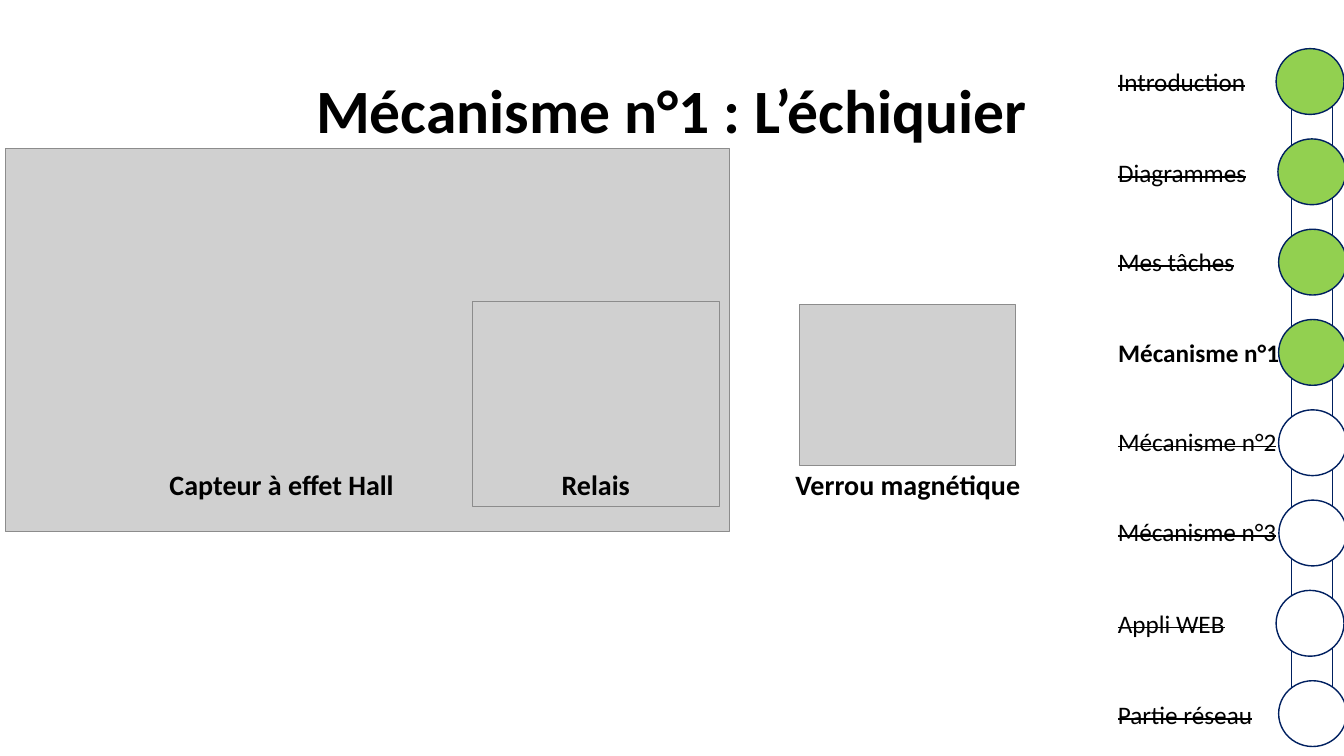
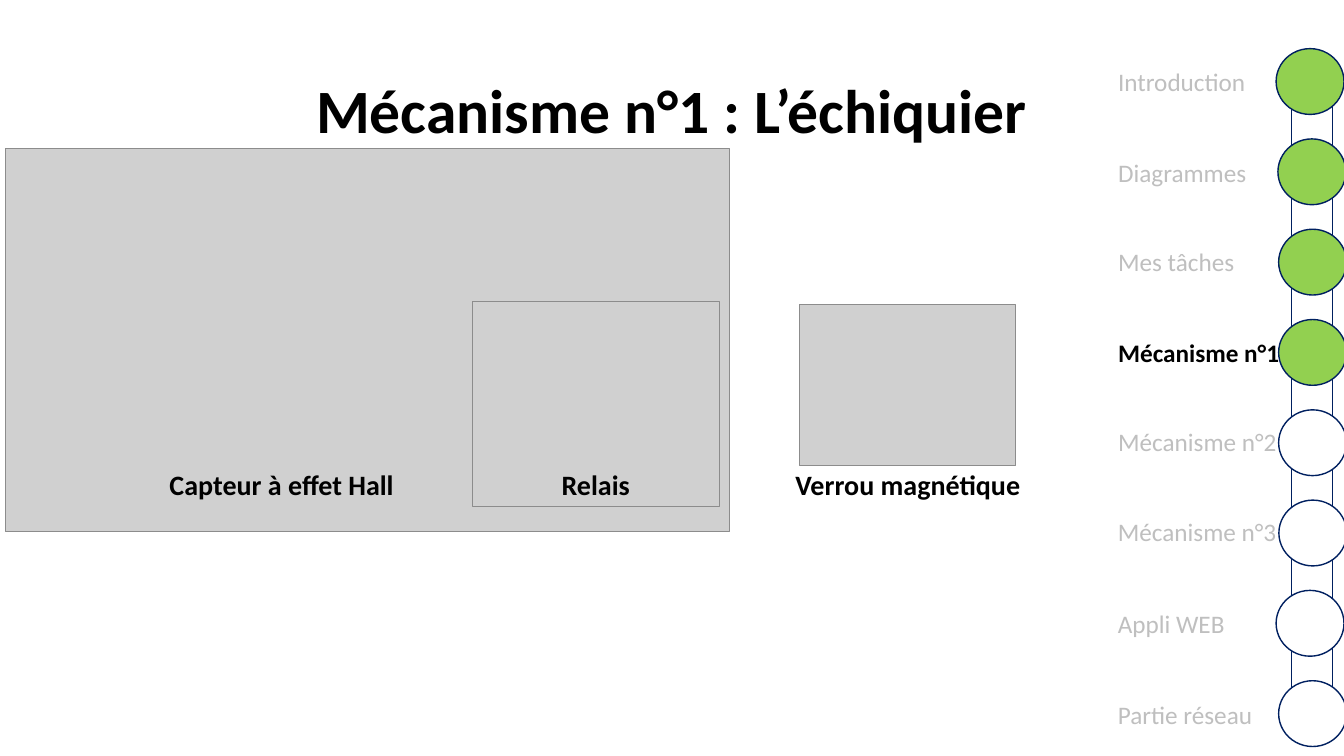
Before and after one commit to corentin-breny/Systeme_Escape_Game_13emePorte, a slide deck: slide 5 of Etudiants/Joshua/PremièreRevueDeProjet.pptx. Drawn at 1344x756 pixels with LibreOffice and Linux fonts; fonts in the diff are those of the drawing; grey boxes stand for pictures; background and template pictures are left out. Boxes give left, top, right and bottom in pixels: in the first picture for what was removed or moved away, otherwise in the second. Text is boxed around its words. In the diff, an @@ line names an element or a change of style, - is before the commit and + after.

Commit message:
Modification des diagrammes de séquence et diaporama

```diff
--- a/Etudiants/Joshua/PremièreRevueDeProjet.pptx
+++ b/Etudiants/Joshua/PremièreRevueDeProjet.pptx
@@ text colour #000000 to #BFBFBF, strikethrough off in 7 elements at (1118, 74, 1245, 91), (1118, 165, 1246, 186), (1118, 254, 1234, 271), (1118, 434, 1276, 451), (1118, 524, 1276, 541), (1118, 616, 1224, 637), (1118, 707, 1252, 724) @@
```
Also in this commit, not shown: 7 other slides changed, 4 other files.
